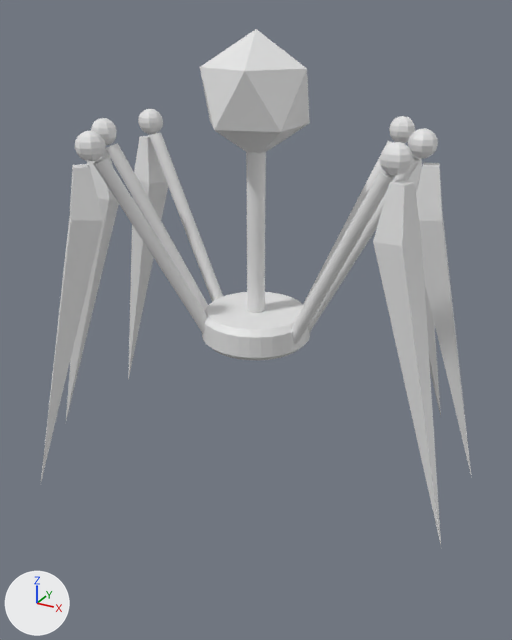
A saved change to the Blender file enemy/dragonFlyDark/enemy.blend.
One viewpoint serves both versions: a camera (50 mm lens) standing at (5.77, -10.49, 5.33) and looking at (0.19, -0.34, 0.25). The lights are fixed; the arrows at lower left show +X, +Y and +Z. The same objects are shown in both versions, whatever each file hides.
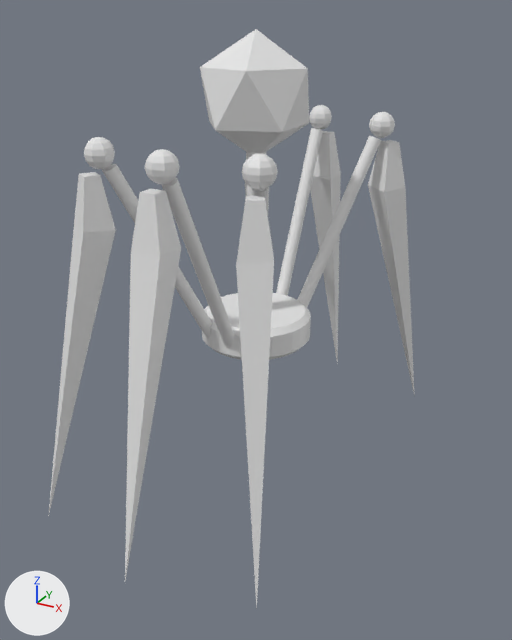
Boxes (x1, y1, x2, y2) around the edits, measured in the pictures (512 x 640 px):
'leg', turned: before (40, 131, 207, 485); after (236, 154, 278, 609)
'Circle.004', turned: before (66, 118, 208, 420); after (125, 149, 234, 581)
'Circle.001', turned: before (308, 128, 472, 478); after (48, 137, 212, 517)
'Circle.002', turned: before (292, 142, 441, 545); after (297, 112, 415, 397)
'Circle.003', turned: before (128, 109, 223, 380); after (276, 105, 341, 362)
'Circle', turned: before (303, 116, 441, 416); after (245, 182, 247, 196)
'body', unchanged, covered by the edit: before (246, 151, 266, 313); after (246, 151, 266, 196)

What changed in the scene script:
```text
Change ob_circle:
    ob_circle.rotation_euler: (0.0, 0.0, 0.0) -> (0.0, 0.0, 1.282)  # degrees (0, 0, 0) -> degrees (0, 0, 73)
Change ob_circle_001:
    ob_circle_001.rotation_euler: (0.0, 0.0, -0.524) -> (0.0, 0.0, -2.907)  # degrees (0, 0, -30) -> degrees (0, 0, -167)
Change ob_circle_002:
    ob_circle_002.rotation_euler: (0.0, 0.0, -1.047) -> (0.0, 0.0, 0.235)  # degrees (0, 0, -60) -> degrees (0, 0, 13)
Change ob_circle_003:
    ob_circle_003.rotation_euler: (0.0, 0.0, 2.094) -> (0.0, 0.0, 0.776)  # degrees (0, 0, 120) -> degrees (0, 0, 44)
Change ob_circle_004:
    ob_circle_004.rotation_euler: (0.0, 0.0, 2.618) -> (0.0, 0.0, -2.366)  # degrees (0, 0, 150) -> degrees (0, 0, -136)
Change ob_leg:
    ob_leg.rotation_euler: (0.0, 0.0, 3.142) -> (0.0, 0.0, -1.86)  # degrees (0, 0, 180) -> degrees (0, 0, -107)
```
